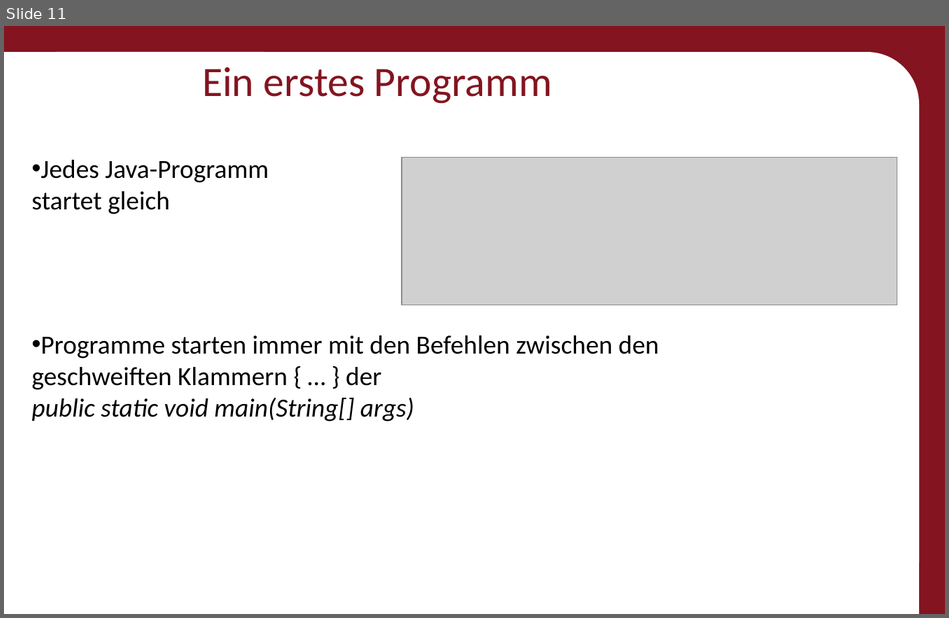
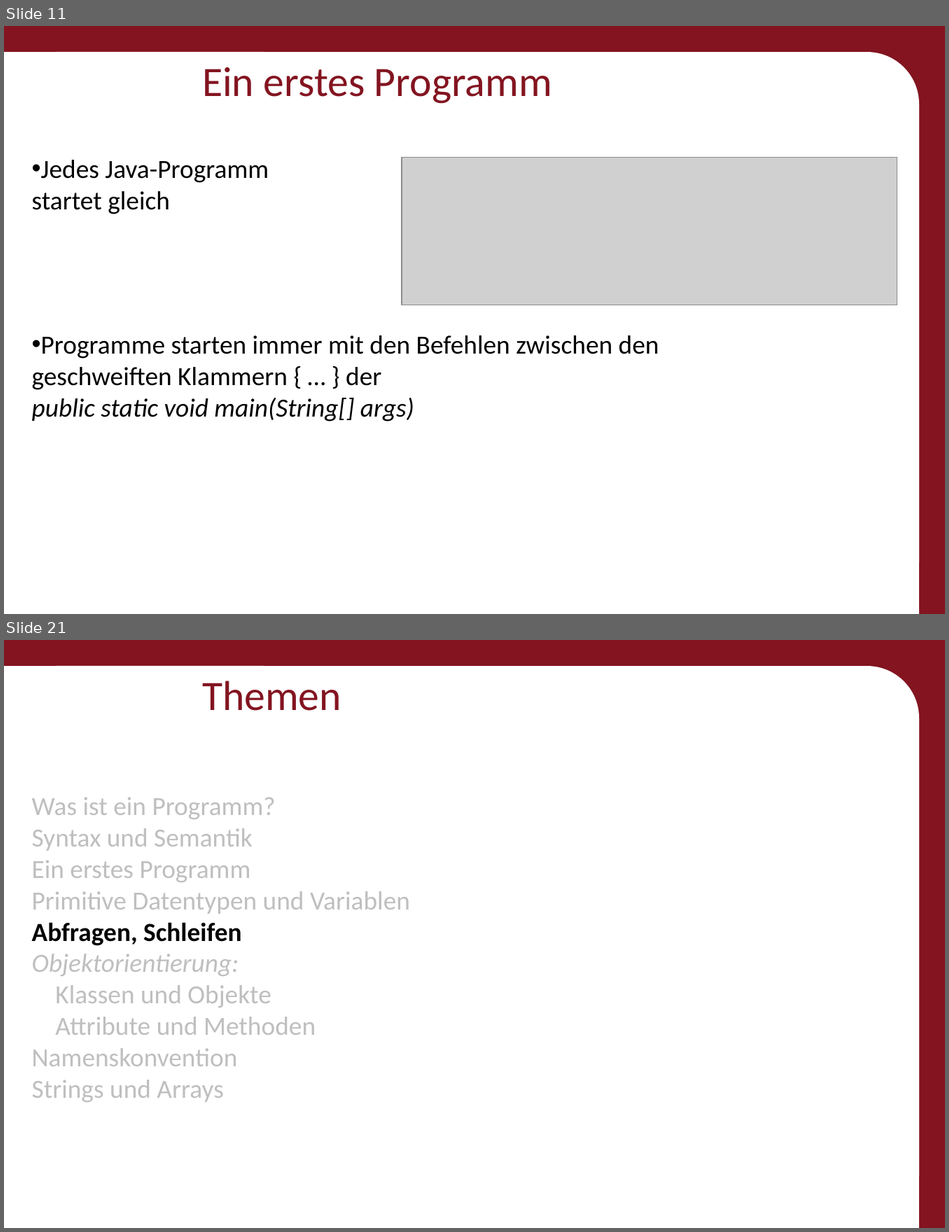
Before and after one commit to Roboscope/java-with-nao, a slide deck: Präsentationen/Anfänger - Java mit NAO.pptx. Shown one above the other, each under a label of ours: slide 11 before the commit, slides 11 and 21 after it; the slides between them are not shown. The pictures are 949x618 and 949x1232 pixels, drawn with LibreOffice and Linux fonts; fonts in the diff are those of the drawing; grey boxes stand for pictures; background and template pictures are left out. Boxes give left, top, right and bottom in pixels: in the first picture for what was removed or moved away, otherwise in the second. Text is boxed around its words. In the diff, an @@ line names an element or a change of style, - is before the commit and + after.

```diff
--- a/Präsentationen/Anfänger - Java mit NAO.pptx
+++ b/Präsentationen/Anfänger - Java mit NAO.pptx
@@ slide 21 added at [4, 640, 945, 1228], background #831420; not listed: 3 template elements that a slide beside it also shows @@
@@ title added at [202, 681, 341, 711], 32 pt, text #831420 @@
+Themen
@@ text added at [32, 797, 410, 1102], 20 pt, text #BFBFBF @@
+Was ist ein Programm?
+Syntax und Semantik
+Ein erstes Programm
+Primitive Datentypen und Variablen
+Abfragen, Schleifen
+Objektorientierung:
+Klassen und Objekte
+Attribute und Methoden
+Namenskonvention
+Strings und Arrays
```
Also in this commit, not shown: 11 slides changed, 5 other slides added, 6 other files.
